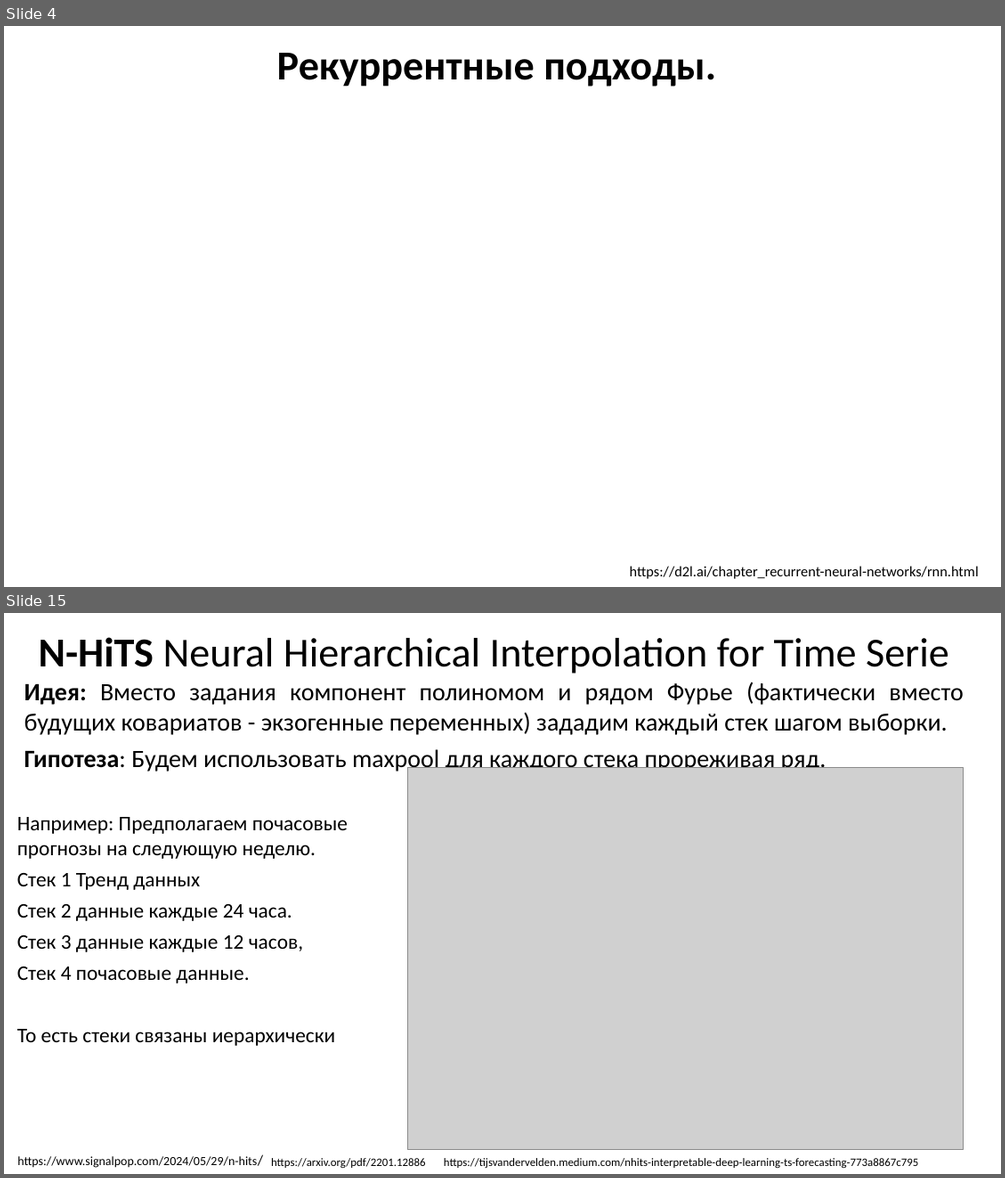
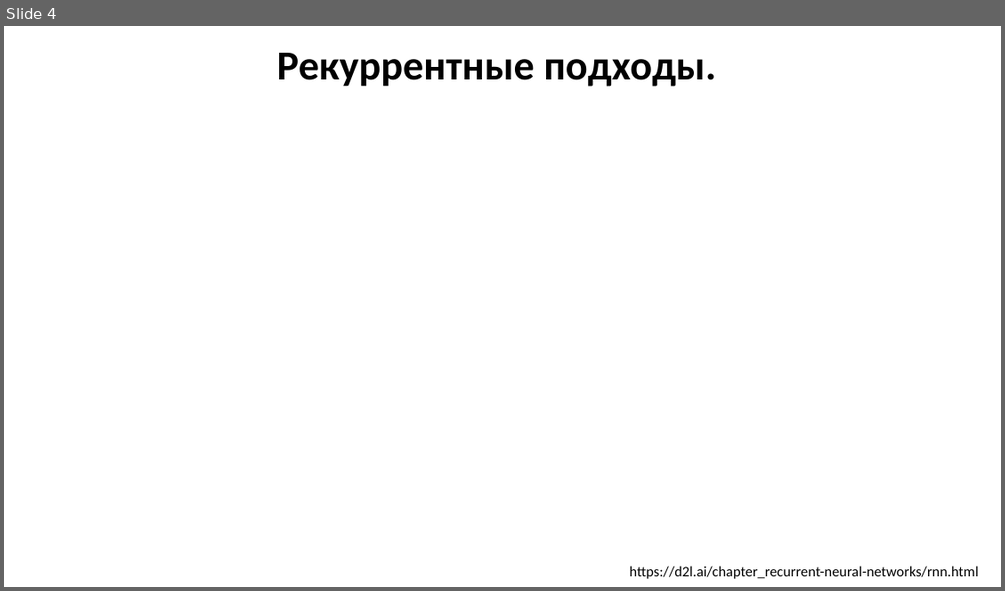
Before and after one commit to MVRonkin/TimeSeriesCourse, a slide deck: 2025/LEC/07-2 RNN.pptx. Shown one above the other, each under a label of ours: slides 4 and 15 before the commit, slide 4 after it; the slides between them are not shown. The pictures are 1005x1178 and 1005x591 pixels, drawn with LibreOffice and Linux fonts; fonts in the diff are those of the drawing; grey boxes stand for pictures. Boxes give left, top, right and bottom in pixels: in the first picture for what was removed or moved away, otherwise in the second. Text is boxed around its words. In the diff, an @@ line names an element or a change of style, - is before the commit and + after.

```diff
--- a/2025/LEC/07-2 RNN.pptx
+++ b/2025/LEC/07-2 RNN.pptx
@@ slide 15 removed at [4, 613, 1001, 1174], background #FFFFFF @@
@@ title removed at [39, 637, 949, 674] @@
-N-HiTS Neural Hierarchical Interpolation for Time Serie
@@ text removed at [24, 682, 963, 772] @@
-Идея: Вместо задания компонент полиномом и рядом Фурье (фактически вместо будущих ковариатов - экзогенные переменных) зададим каждый стек шагом выборки.
-Гипотеза: Будем использовать maxpool для каждого стека прореживая ряд.
@@ picture removed at [408, 768, 963, 1149] @@
@@ text removed at [17, 817, 348, 1046] @@
-Например: Предполагаем почасовые прогнозы на следующую неделю.
-Стек 1 Тренд данных
-Стек 2 данные каждые 24 часа.
-Стек 3 данные каждые 12 часов,
-Стек 4 почасовые данные.
-То есть стеки связаны иерархически
@@ text removed at [17, 1156, 257, 1167] @@
-https://www.signalpop.com/2024/05/29/n-hits/
@@ text removed at [271, 1158, 426, 1168] @@
-https://arxiv.org/pdf/2201.12886
@@ text removed at [444, 1158, 918, 1168] @@
-https://tijsvandervelden.medium.com/nhits-interpretable-deep-learning-ts-forecasting-773a8867c795
```
Also in this commit, not shown: 1 slide changed, 13 slides added, 84 other slides removed.
